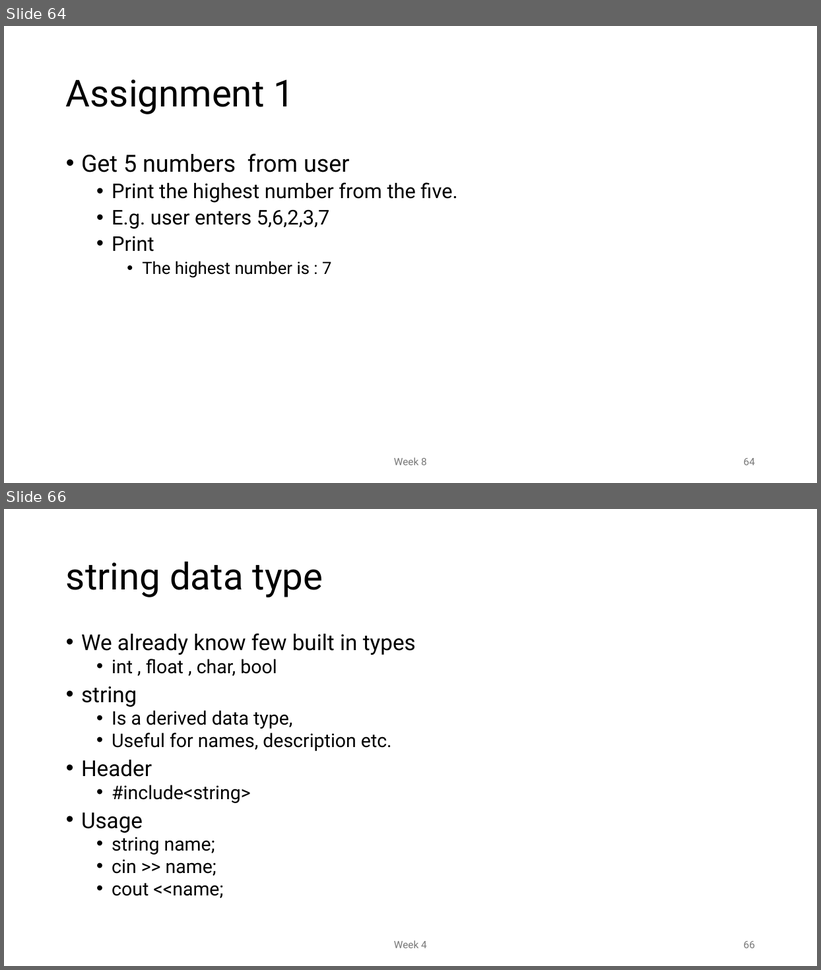
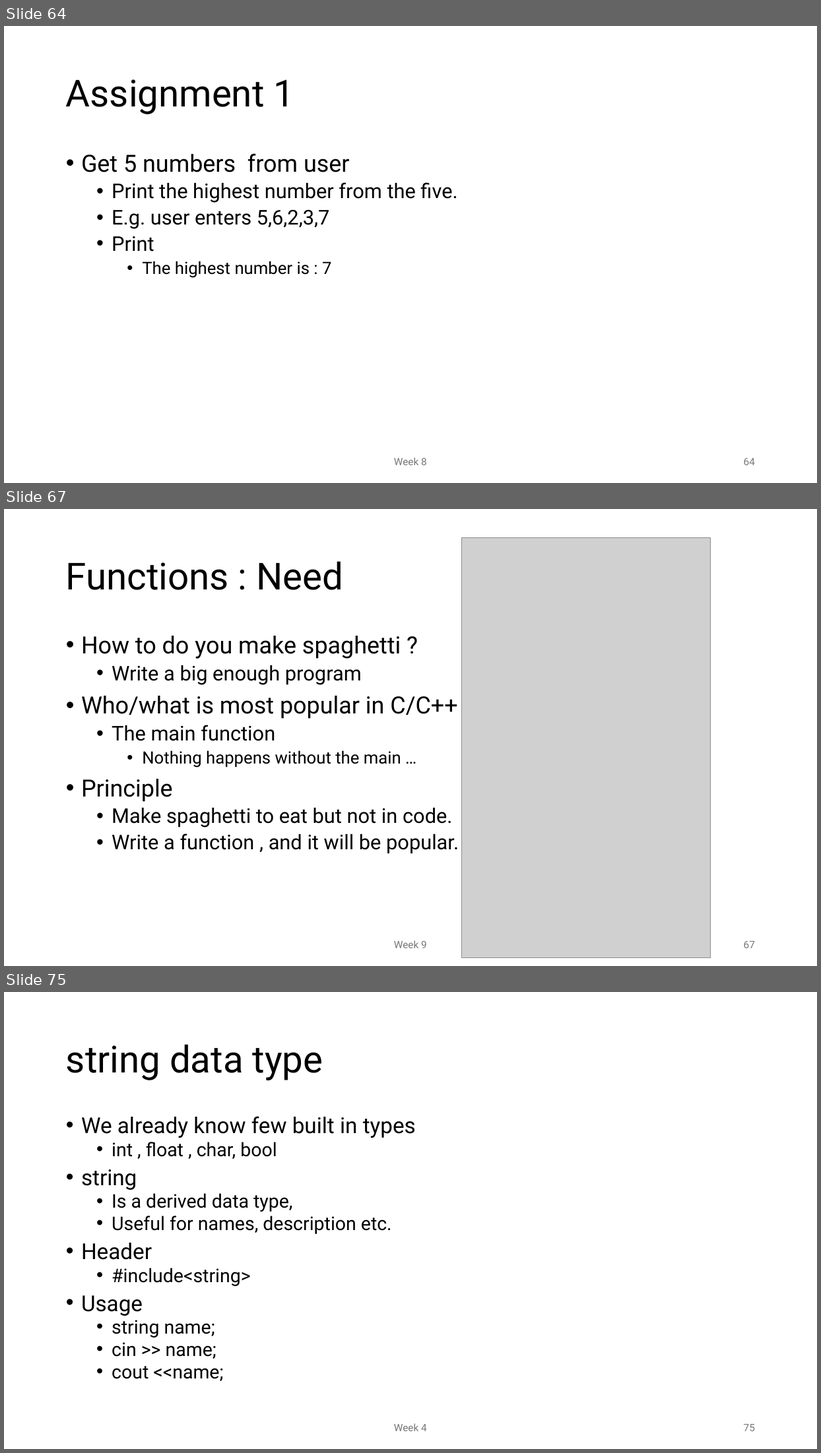
Before and after one commit to MoklaEducation/ems_fall_2025_cpp101, a slide deck: all/Intro to Programming_all.pptx. Shown one above the other, each under a label of ours: slides 64 and 66 before the commit, slides 64, 67 and 75 after it; the slides between them are not shown. The pictures are 821x970 and 821x1453 pixels, drawn with LibreOffice and Linux fonts; fonts in the diff are those of the drawing; grey boxes stand for pictures. Boxes give left, top, right and bottom in pixels: in the first picture for what was removed or moved away, otherwise in the second. Text is boxed around its words. In the diff, an @@ line names an element or a change of style, - is before the commit and + after.

Commit message:
Week 9 slides

```diff
--- a/all/Intro to Programming_all.pptx
+++ b/all/Intro to Programming_all.pptx
@@ slide 67 added at <box>4,509,817,966</box>, background #FFFFFF @@
@@ picture added at <box>461,537,710,958</box> @@
@@ title added at <box>66,561,344,590</box>, 44 pt, text #000000 @@
+Functions : Need
@@ text added at <box>81,636,459,854</box>, 24 pt, text #000000 @@
+• How to do you make spaghetti ?
+  • Write a big enough program
+• Who/what is most popular in C/C++
+  • The main function
+    • Nothing happens without the main …
+• Principle
+  • Make spaghetti to eat but not in code.
+  • Write a function , and it will be popular.
@@ text added at <box>394,941,427,949</box>, 12 pt, text #797979 @@
+Week 9
@@ page number added at <box>744,941,755,949</box>, 12 pt, text #797979 @@
+67
@@ what was slide 66 is now slide 75 @@
@@ page number at <box>744,1424,755,1432</box>: text changed @@
-66
+75
```
Also in this commit, not shown: 2 slides changed, 8 other slides added, 1 other file.
